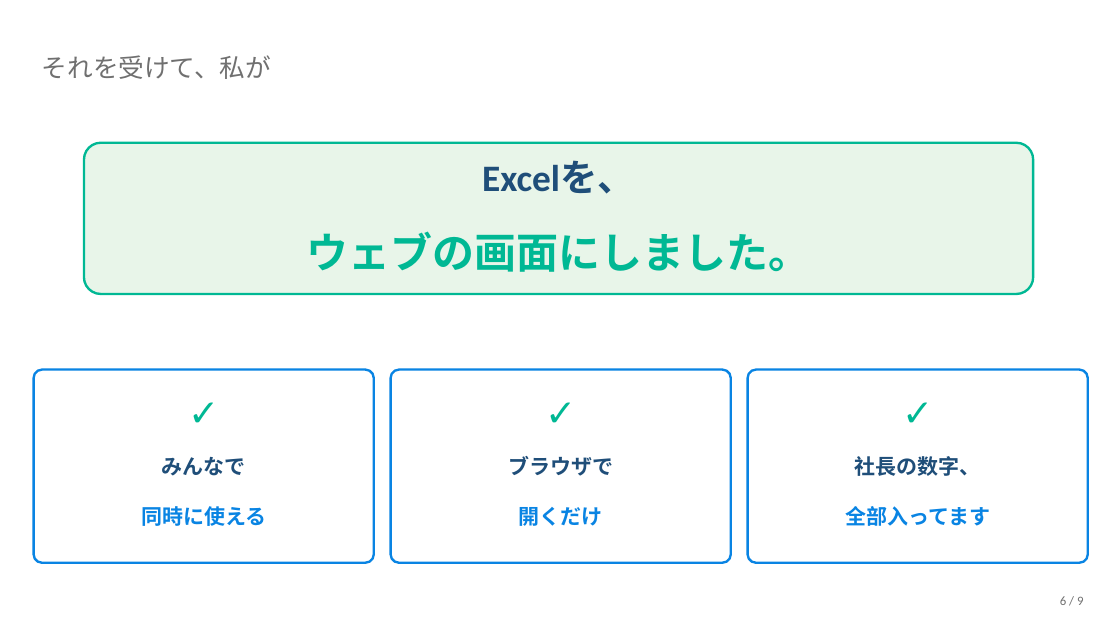
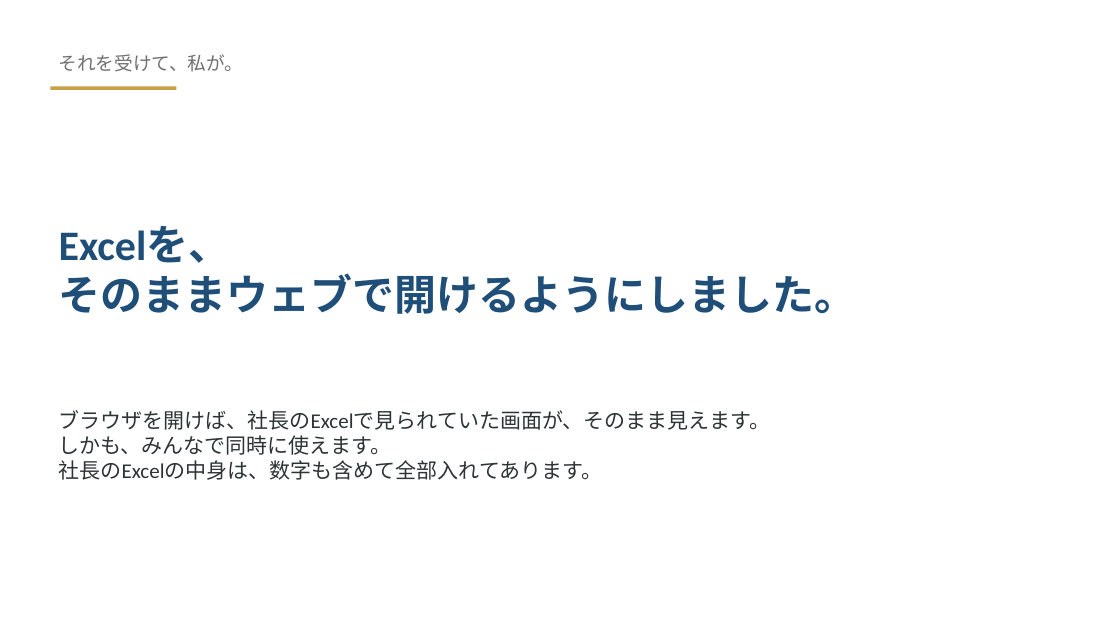
Before and after one commit to lbnakao/grcarsystem, a slide deck: slide 6 of 中道社長向け_資金管理_v10反映ご報告.pptx. Drawn at 1120x630 pixels with LibreOffice and Linux fonts; fonts in the diff are those of the drawing. Boxes give left, top, right and bottom in pixels: in the first picture for what was removed or moved away, otherwise in the second. Text is boxed around its words. In the diff, an @@ line names an element or a change of style, - is before the commit and + after.

```diff
--- a/中道社長向け_資金管理_v10反映ご報告.pptx
+++ b/中道社長向け_資金管理_v10反映ご報告.pptx
@@ text at <box>59,54,244,72</box>: text changed; size 22 to 16 pt @@
-それを受けて、私が
+それを受けて、私が。
@@ line added from (50, 88) to (176, 88), #C8A046 3 pt @@
@@ rounded rectangle removed at <box>84,143,1033,294</box> @@
@@ text removed at <box>482,160,635,194</box> @@
-Excelを、
@@ text at <box>59,226,857,314</box>: text changed; text colour #00B894 to #1F4E79 @@
-ウェブの画面にしました。
+Excelを、
+そのままウェブで開けるようにしました。
@@ rounded rectangle removed at <box>34,370,374,563</box> @@
@@ text removed at <box>42,382,365,441</box> @@
-✓
@@ rounded rectangle removed at <box>391,370,731,563</box> @@
@@ text removed at <box>399,382,723,441</box> @@
-✓
@@ rounded rectangle removed at <box>748,370,1088,563</box> @@
@@ text removed at <box>756,382,1080,441</box> @@
-✓
@@ text added at <box>59,410,771,480</box>, 18 pt, text #2D3436 @@
+ブラウザを開けば、社長のExcelで見られていた画面が、そのまま見えます。
+しかも、みんなで同時に使えます。
+社長のExcelの中身は、数字も含めて全部入れてあります。
@@ text removed at <box>162,457,246,476</box> @@
-みんなで
@@ text removed at <box>508,456,613,476</box> @@
-ブラウザで
@@ text removed at <box>855,456,981,476</box> @@
-社長の数字、
@@ text removed at <box>141,506,266,526</box> @@
-同時に使える
@@ text removed at <box>519,507,603,526</box> @@
-開くだけ
@@ text removed at <box>845,506,990,526</box> @@
-全部入ってます
@@ text removed at <box>1060,596,1083,605</box> @@
-6 / 9
```
Also in this commit, not shown: 6 other slides changed, 4 slides added, 2 slides removed, 3 other files.
